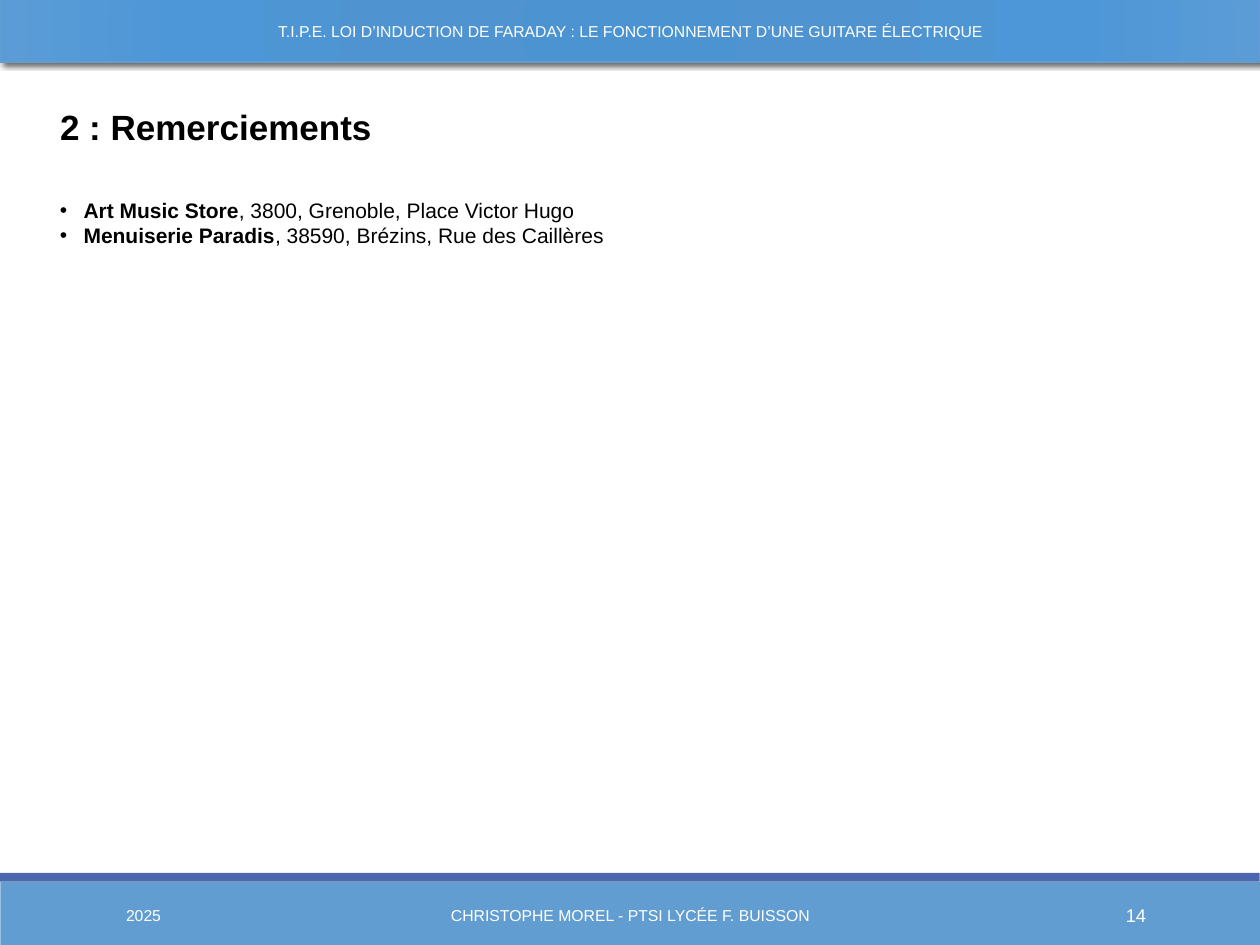
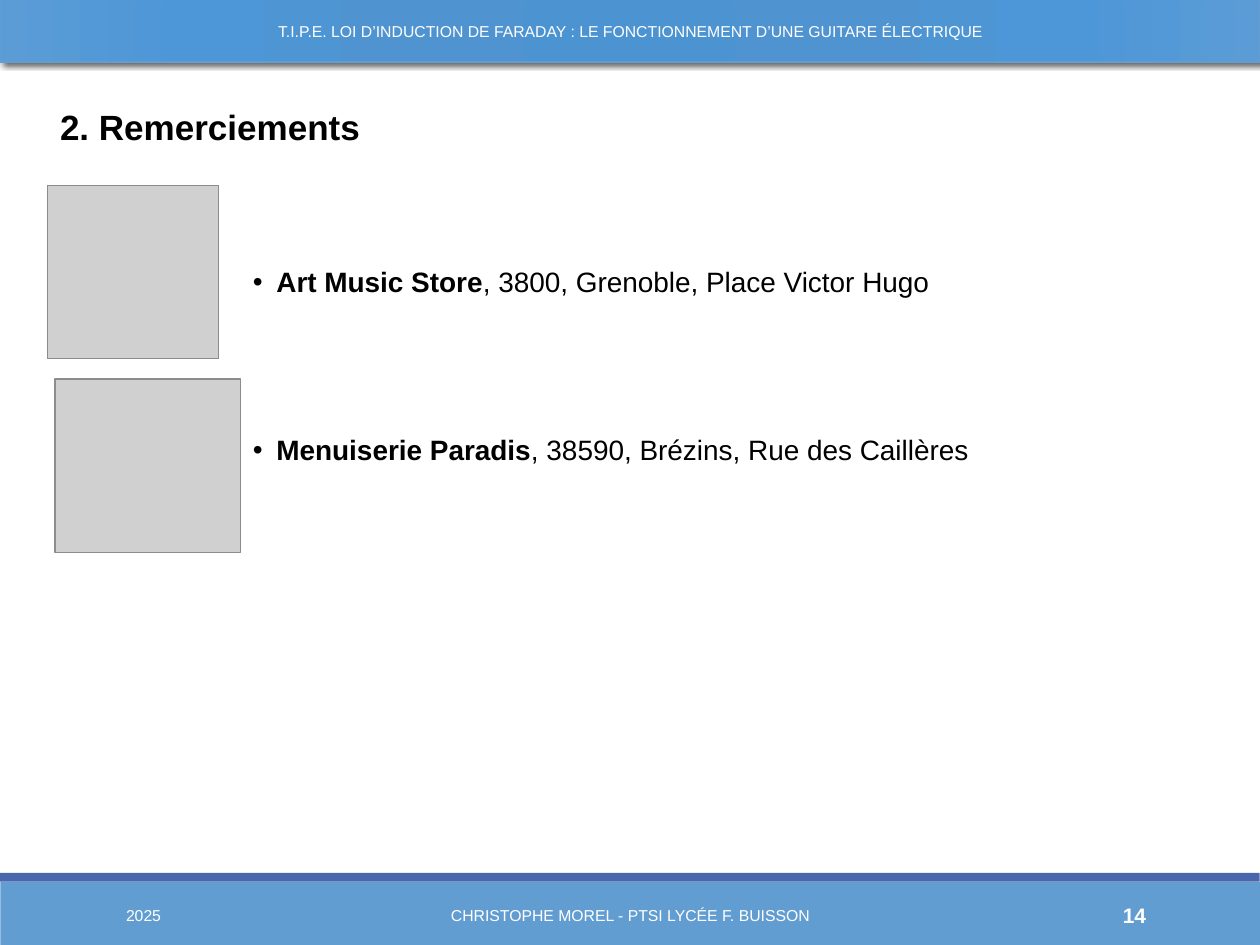
Before and after one commit to Chrismorel7/TIPE---Micro_guitare_elec, a slide deck: slide 14 of Views/Novembre.pptx. Drawn at 1260x945 pixels with LibreOffice and Linux fonts; fonts in the diff are those of the drawing; grey boxes stand for pictures. Boxes give left, top, right and bottom in pixels: in the first picture for what was removed or moved away, otherwise in the second. Text is boxed around its words. In the diff, an @@ line names an element or a change of style, - is before the commit and + after.

```diff
--- a/Views/Novembre.pptx
+++ b/Views/Novembre.pptx
@@ text at (60, 114, 360, 141): text changed @@
-2 : Remerciements
+2. Remerciements
@@ picture added at (48, 185, 218, 359) @@
@@ text "Art Music Store, 3800, Grenoble, ...": place and size @@
-text "Art Music Store, 3800, Grenoble, ..." at (84, 202, 604, 246)
+text "Art Music Store, 3800, Grenoble, ..." at (276, 271, 969, 464)
@@ text "Art Music Store, 3800, Grenoble, ..." at (276, 271, 969, 464): size 12 to 16 pt @@
@@ picture added at (55, 379, 241, 553) @@
@@ page number at (1123, 908, 1146, 923): size 10.5 to 12 pt, bold on @@
```
Also in this commit, not shown: 18 other slides changed, 2 slides added, 1 slide removed, 16 other files.
